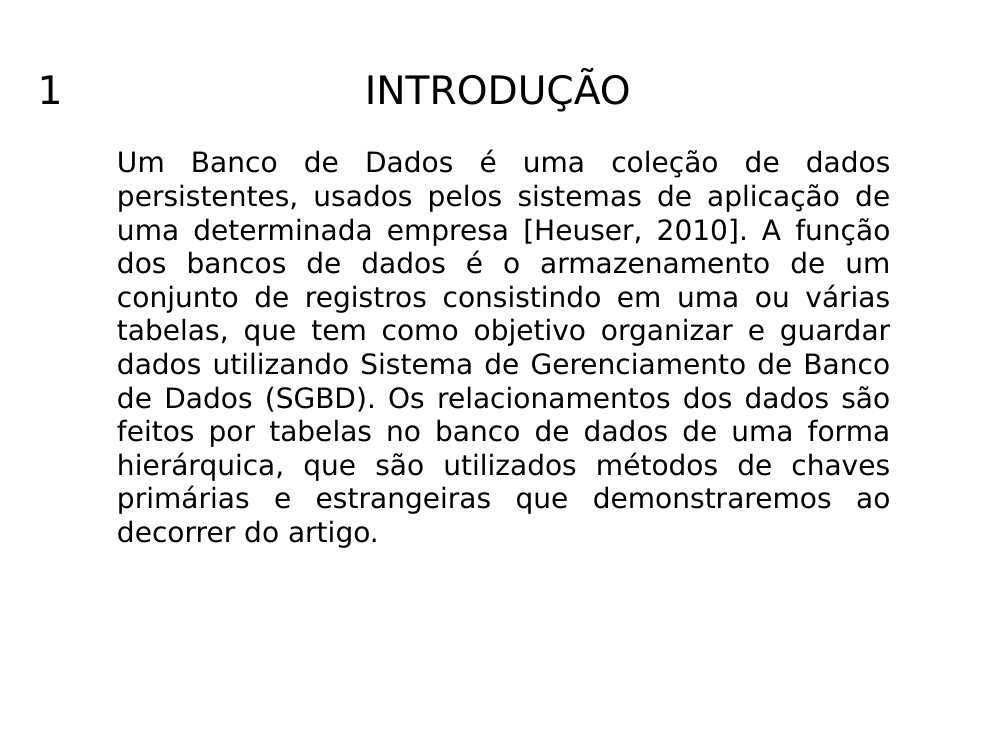
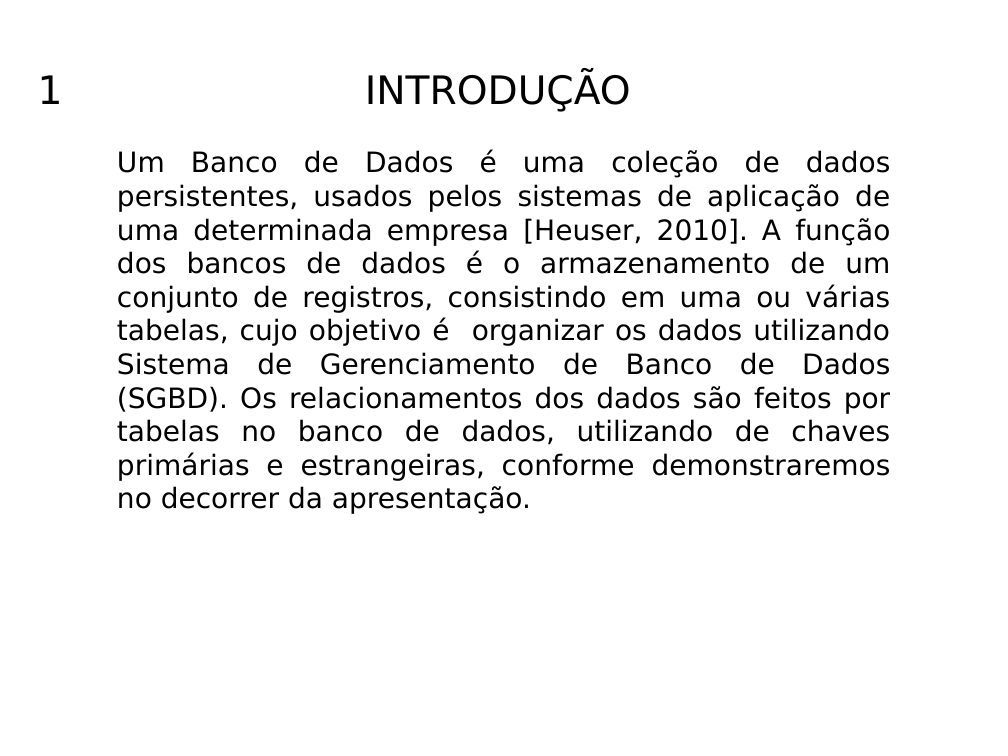
Before and after one commit to KeslleyWillian/Faculdade, a slide deck: slide 2 of 1-semestre/Fundamentos-da-computacao/Banco_de_dados.pptx. Drawn at 1008x756 pixels with LibreOffice and Linux fonts; fonts in the diff are those of the drawing. Boxes give left, top, right and bottom in pixels: in the first picture for what was removed or moved away, otherwise in the second. Text is boxed around its words. In the diff, an @@ line names an element or a change of style, - is before the commit and + after.

```diff
--- a/1-semestre/Fundamentos-da-computacao/Banco_de_dados.pptx
+++ b/1-semestre/Fundamentos-da-computacao/Banco_de_dados.pptx
@@ text at (117, 150, 891, 514): text changed @@
-Um Banco de Dados é uma coleção de dados persistentes, usados pelos sistemas de aplicação de uma determinada empresa [Heuser, 2010]. A função dos bancos de dados é o armazenamento de um conjunto de registros consistindo em uma ou várias tabelas, que tem como objetivo organizar e guardar dados utilizando Sistema de Gerenciamento de Banco de Dados (SGBD). Os relacionamentos dos dados são feitos por tabelas no banco de dados de uma forma hierárquica, que são utilizados métodos de chaves primárias e estrangeiras que demonstraremos ao decorrer do artigo.
+Um Banco de Dados é uma coleção de dados persistentes, usados pelos sistemas de aplicação de uma determinada empresa [Heuser, 2010]. A função dos bancos de dados é o armazenamento de um conjunto de registros, consistindo em uma ou várias tabelas, cujo objetivo é organizar os dados utilizando Sistema de Gerenciamento de Banco de Dados (SGBD). Os relacionamentos dos dados são feitos por tabelas no banco de dados, utilizando de chaves primárias e estrangeiras, conforme demonstraremos no decorrer da apresentação.
```
Also in this commit, not shown: 4 other slides changed, 15 slides added, 6 slides removed, 20 other files.
